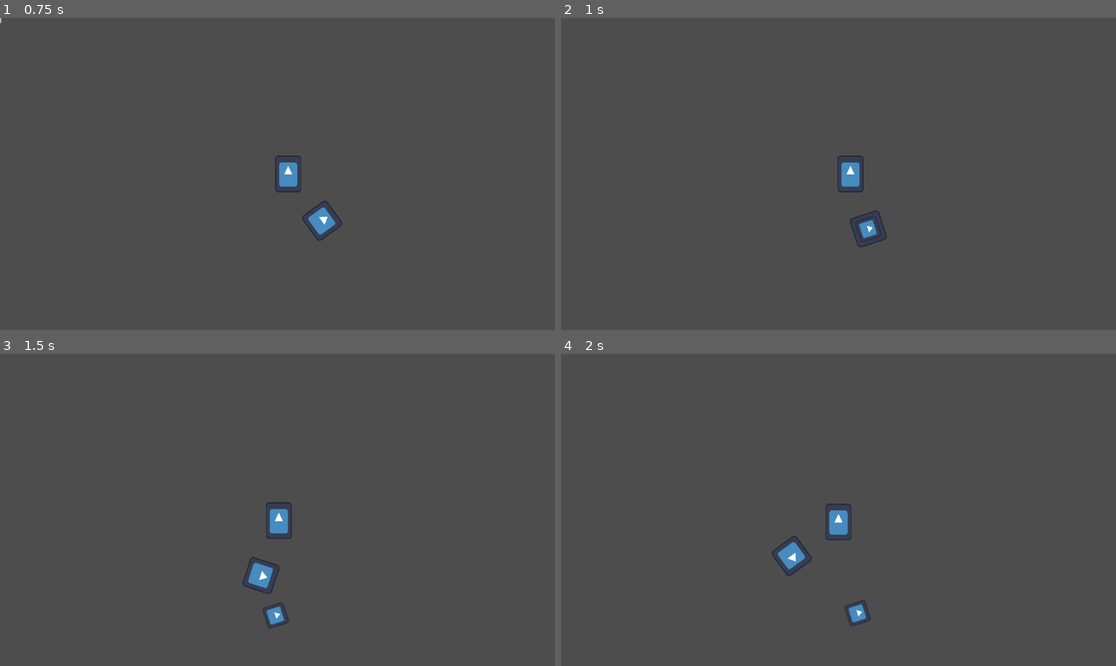
Above: before the commit, frames 1-4 (two rows, left to right).
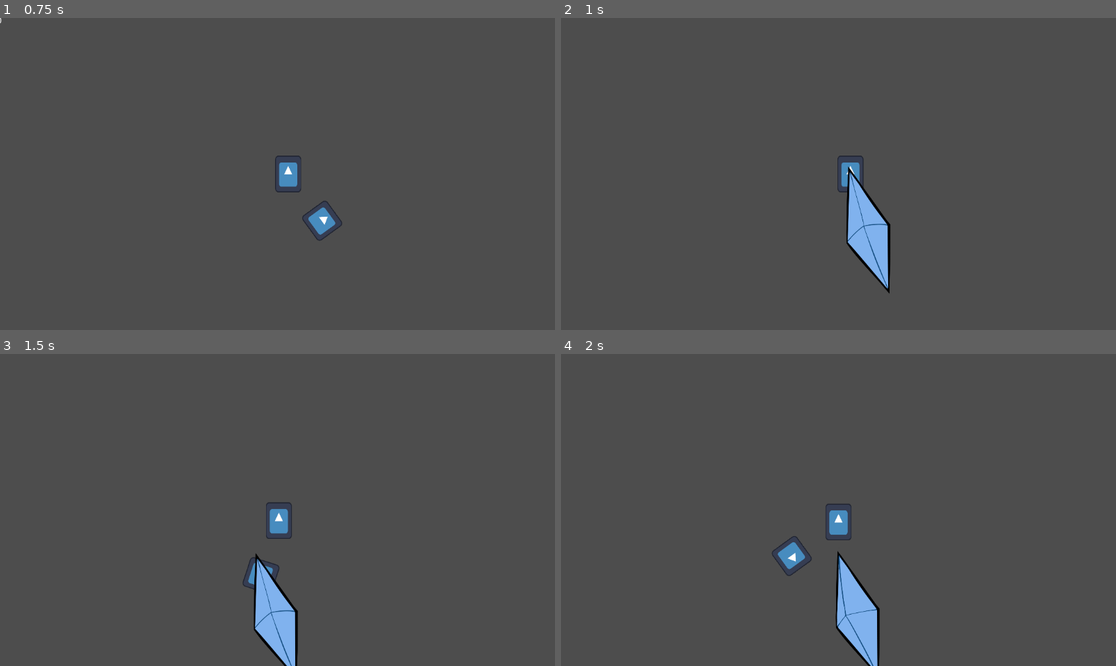
Above: after the commit, the same moments.

Repository: ACristoff/strangecompanion
Game: Godot game, scene res://game/manager.tscn
The game is run twice, just before and just after one commit, with the same random seed, the same clock (stepped at 60 frames per second) and the same inputs. The engine's default icon, where the game draws it, is replaced by a stand-in: a white triangle on a blue panel in a dark square.
Inputs:
- Up to frame 1 (0.75 s): hold Right (ui_right) from 0.53 s (still down); tap 1 (select_1) at 0.6 s
- Up to frame 2 (1 s): keep holding Right (ui_right)
- Up to frame 3 (1.5 s): release Right (ui_right) at 1.28 s; hold Down (ui_down) from 1.28 s (still down); tap 2 (select_2) at 1.35 s
- Up to frame 4 (2 s): keep holding Down (ui_down)

Frame 1 is identical in both runs. In frame 2, 1.9% of the frame differs, in the area x 51-60%, y 47-89%; in frame 3, 1.8%; in frame 4, 1.8%.

Commit message:
crystal bullet

Diff:
--- a/game/player/bullet.gd
+++ b/game/player/bullet.gd
@@ -6,7 +6,7 @@
 #var rotation_vector = Vector2.UP.rotated(rotation)
 # Called when the node enters the scene tree for the first time.
 func _ready():
-	pass # Replace with function body.
+	$AnimationPlayer.play("crystal")
 
 
 # Called every frame. 'delta' is the elapsed time since the previous frame.
--- a/game/player/bullet.tscn
+++ b/game/player/bullet.tscn
@@ -1,16 +1,58 @@
-[gd_scene load_steps=4 format=3 uid="uid://c4vgvt24irxj7"]
+[gd_scene load_steps=7 format=3 uid="uid://c4vgvt24irxj7"]
 
 [ext_resource type="Script" path="res://game/player/bullet.gd" id="1_fdory"]
-[ext_resource type="Texture2D" uid="uid://bna7g7v7o62da" path="res://icon.svg" id="1_n61bu"]
+[ext_resource type="Texture2D" uid="uid://dxdh2gc0rtmrf" path="res://Assets/SpreadShot_Bullet.PNG" id="2_q478v"]
 
 [sub_resource type="CircleShape2D" id="CircleShape2D_d1frv"]
+
+[sub_resource type="Animation" id="Animation_rqib1"]
+resource_name = "crystal"
+length = 0.4
+loop_mode = 1
+step = 0.1
+tracks/0/type = "value"
+tracks/0/imported = false
+tracks/0/enabled = true
+tracks/0/path = NodePath("Sprite2D:frame")
+tracks/0/interp = 1
+tracks/0/loop_wrap = true
+tracks/0/keys = {
+"times": PackedFloat32Array(0, 0.1, 0.2, 0.3),
+"transitions": PackedFloat32Array(1, 1, 1, 1),
+"update": 1,
+"values": [0, 1, 2, 3]
+}
+
+[sub_resource type="Animation" id="Animation_36yo3"]
+length = 0.001
+tracks/0/type = "value"
+tracks/0/imported = false
+tracks/0/enabled = true
+tracks/0/path = NodePath("Sprite2D:frame")
+tracks/0/interp = 1
+tracks/0/loop_wrap = true
+tracks/0/keys = {
+"times": PackedFloat32Array(0),
+"transitions": PackedFloat32Array(1),
+"update": 1,
+"values": [0]
+}
+
+[sub_resource type="AnimationLibrary" id="AnimationLibrary_qyb63"]
+_data = {
+"RESET": SubResource("Animation_36yo3"),
+"crystal": SubResource("Animation_rqib1")
+}
 
 [node name="Bullet" type="Area2D"]
 script = ExtResource("1_fdory")
 
 [node name="Sprite2D" type="Sprite2D" parent="."]
+rotation = 0.572253
 scale = Vector2(0.118164, 0.118164)
-texture = ExtResource("1_n61bu")
+texture = ExtResource("2_q478v")
+hframes = 2
+vframes = 2
 
 [node name="CollisionShape2D" type="CollisionShape2D" parent="."]
 shape = SubResource("CircleShape2D_d1frv")
@@ -18,3 +60,8 @@
 [node name="VisibleOnScreenNotifier2D" type="VisibleOnScreenNotifier2D" parent="."]
 
 [node name="Node2D" type="Node2D" parent="."]
+
+[node name="AnimationPlayer" type="AnimationPlayer" parent="."]
+libraries = {
+"": SubResource("AnimationLibrary_qyb63")
+}
Binary file added: Assets/SpreadShot_Bullet.PNG
Not shown, added: Assets/SpreadShot_Bullet.PNG.import
